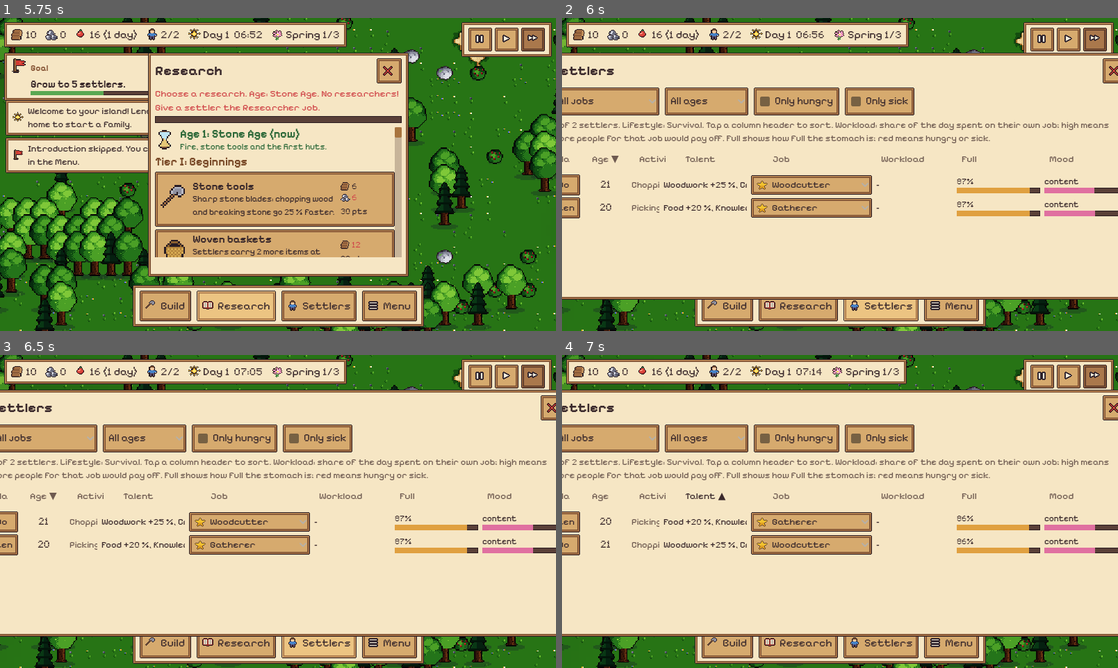
Above: before the commit, frames 1-4 (two rows, left to right).
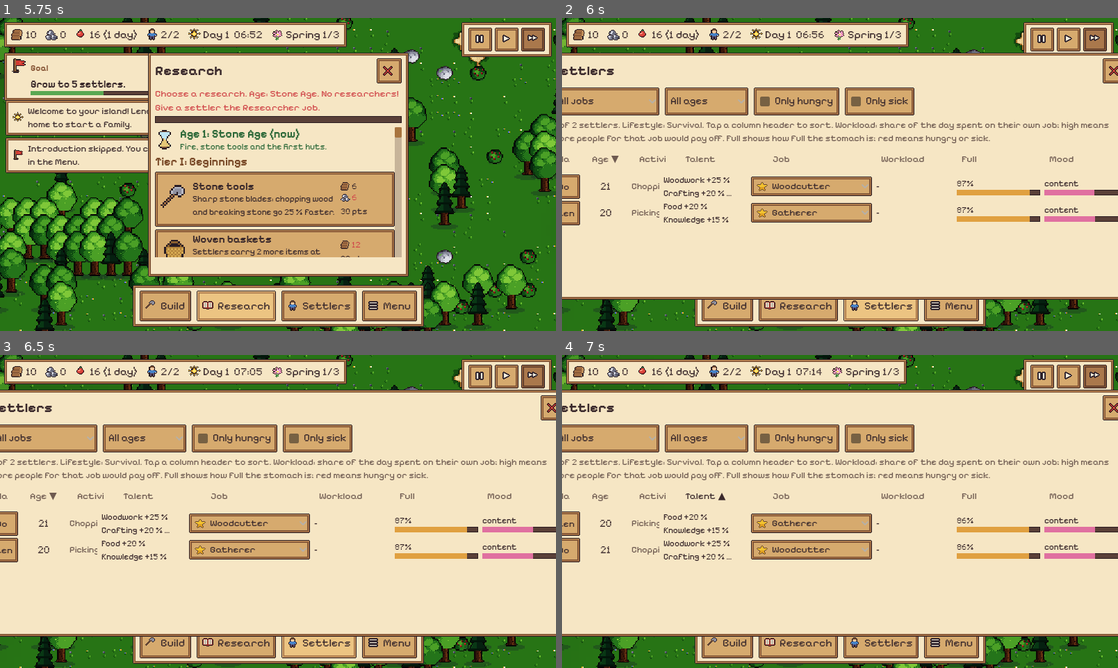
Above: after the commit, the same moments.

Repository: roderichpralle-a11y/New_World
Game: Godot game, scene res://scenes/main.tscn
Two runs of this game, one before a commit and one after it. Both use one fixed random seed, a clock stepped at 60 frames per second and the inputs below.
Inputs (mouse positions are in pixels of both pictures, inside the frame that each line leads up to):
- Up to frame 1 (5.75 s): click "Start game" at 0.5 s; click "Skip" at 1.25 s; click (478, 39) at 2.02 s; click (505, 39) at 2.77 s; click (533, 39) at 3.52 s; click "Build" at 4.25 s; click "Research" at 5 s
- Up to frame 2 (6 s): click "Settlers" at 5.75 s
- Up to frame 3 (6.5 s): no input
- Up to frame 4 (7 s): click "Talent" at 6.5 s

Frame 1 is identical in both runs. In frame 2, 4.7% of the frame differs, in the area x 0-100%, y 50-67%; in frame 3, 4.7%; in frame 4, 4.7%.

Commit message:
Show each talent on its own line in the settlers list
With two or three talents the Talent column of the wide settlers list
cut the text off after the first talent. Each talent now gets its own
line (at most two; a third is hinted with an ellipsis, all are in the
tooltip), so the rows stay even.

Co-Authored-By: Claude Opus 5.5 <noreply@anthropic.com>
Claude-Session: https://claude.ai/code/session_01KDShS7M9ekFLtvu5ctsTBe

Diff:
--- a/scripts/ui/hud.gd
+++ b/scripts/ui/hud.gd
@@ -1173,8 +1173,10 @@
 			act.size_flags_stretch_ratio = 1.4
 			h.add_child(act)
 			# Talente mit Arbeitstempo-Bonus (nur breit; schmal zeigt das Berufsmenue Sterne)
-			var tl := UiTheme.label(TalentInfo.short_list(s.mind), 13)
+			# jedes Talent in einer eigenen Zeile (höchstens zwei), damit nichts abgeschnitten wird
+			var tl := UiTheme.label(TalentInfo.column_text(s.mind), 12)
 			tl.clip_text = true
+			tl.vertical_alignment = VERTICAL_ALIGNMENT_CENTER
 			tl.custom_minimum_size.x = SETTLER_COLS[3][2]
 			tl.mouse_filter = Control.MOUSE_FILTER_PASS
 			tl.tooltip_text = "\n".join(s.mind.best_talents().map(func(k): return TalentInfo.line(sref.mind, k)))
--- a/scripts/ui/talent_info.gd
+++ b/scripts/ui/talent_info.gd
@@ -58,6 +58,15 @@
 	return ", ".join(m.best_talents().map(func(k): return short(m, k)))
 
 
+## Text der Spalte "Talent" in der Siedlerliste: jedes Talent in einer eigenen Zeile, höchstens
+## zwei Zeilen (gleich hohe Zeilen); gibt es mehr, endet die zweite mit "…" (alle im Tooltip).
+static func column_text(m: SettlerMind) -> String:
+	var parts: Array = m.best_talents().map(func(k): return short(m, k))
+	if parts.size() > 2:
+		parts = [parts[0], parts[1] + " …"]
+	return "\n".join(parts)
+
+
 ## Passt der Beruf zu einem Talent des Siedlers?
 static func job_match(m: SettlerMind, job: String) -> bool:
 	var sk: String = Data.jobs.get(job, {}).get("skill", "")
--- a/scripts/world/talent_test.gd
+++ b/scripts/world/talent_test.gd
@@ -84,14 +84,14 @@
 			name_tip = "40" in n.tooltip_text
 			var row: Node = n.get_parent()
 			for x in row.get_children():
-				if x is Label and x.text == TalentInfo.short_list(m):
+				if x is Label and x.text == TalentInfo.column_text(m):
 					col = x.text
 		if n is OptionButton and n.tooltip_text.contains(TalentInfo.short_list(m)):
 			for i in n.item_count:
 				if n.get_item_icon(i) == TalentInfo.star():
 					menu_star.append(n.get_item_text(i))
 	print("Talente: Liste schmal=", hud._settler_narrow, " Spalte Talent '", col, "' Name-Tooltip mit Bonus=", name_tip, " Menue mit Stern ", menu_star)
-	var col_ok: bool = (col == "") if hud._settler_narrow else (col == TalentInfo.short_list(m))
+	var col_ok: bool = (col == "") if hud._settler_narrow else (col == TalentInfo.column_text(m))
 	_okprint(col_ok and name_tip, "Siedlerliste: Spalte Talent (nur breit) und Tooltip am Namen")
 	_okprint(Data.jobs.baumeister.name in menu_star and not Data.jobs.holzfaeller.name in menu_star, "Siedlerliste: Stern im Berufsmenue")
 	hud._toggle(hud._settler_panel)
Not shown, changed: DESIGN.md
